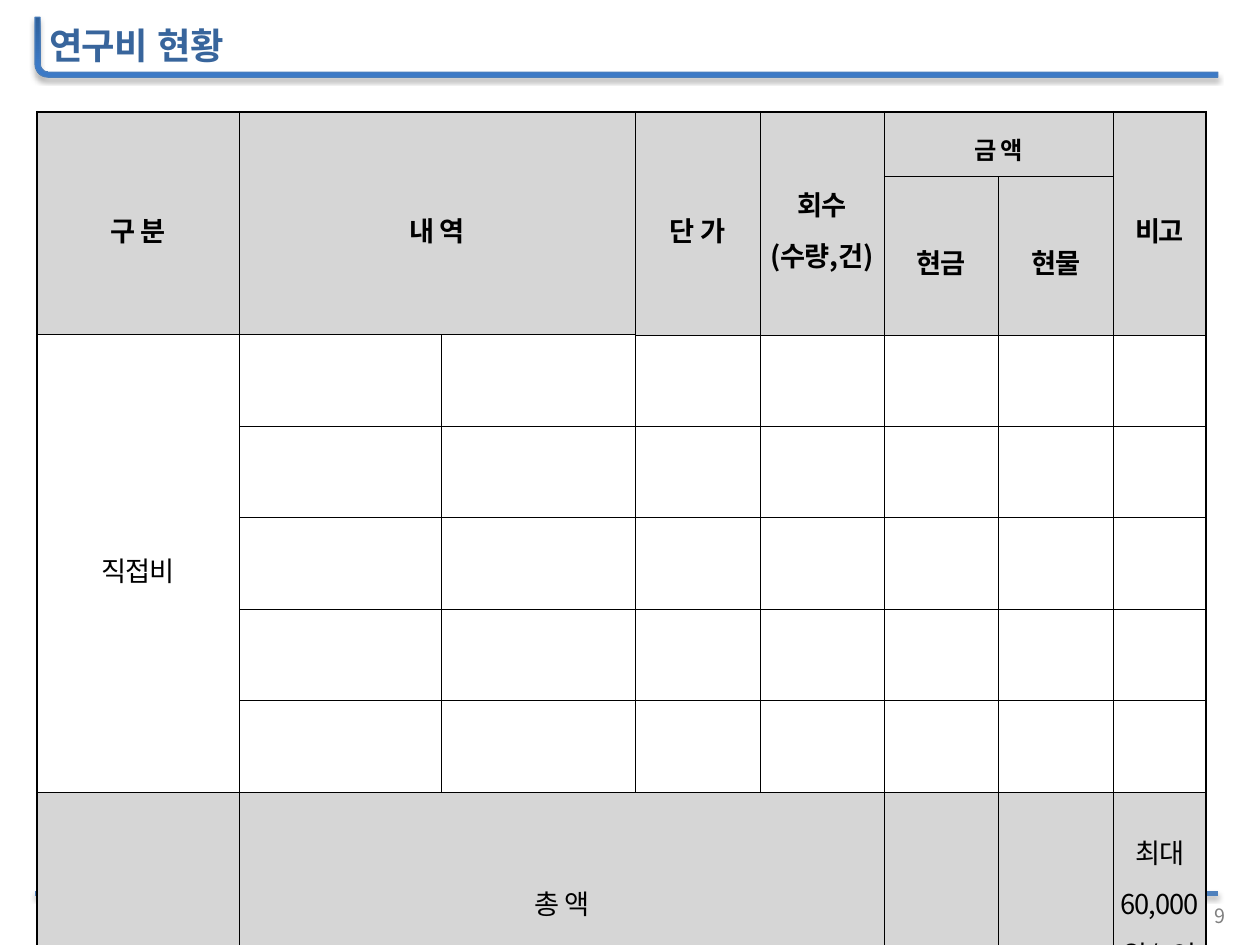
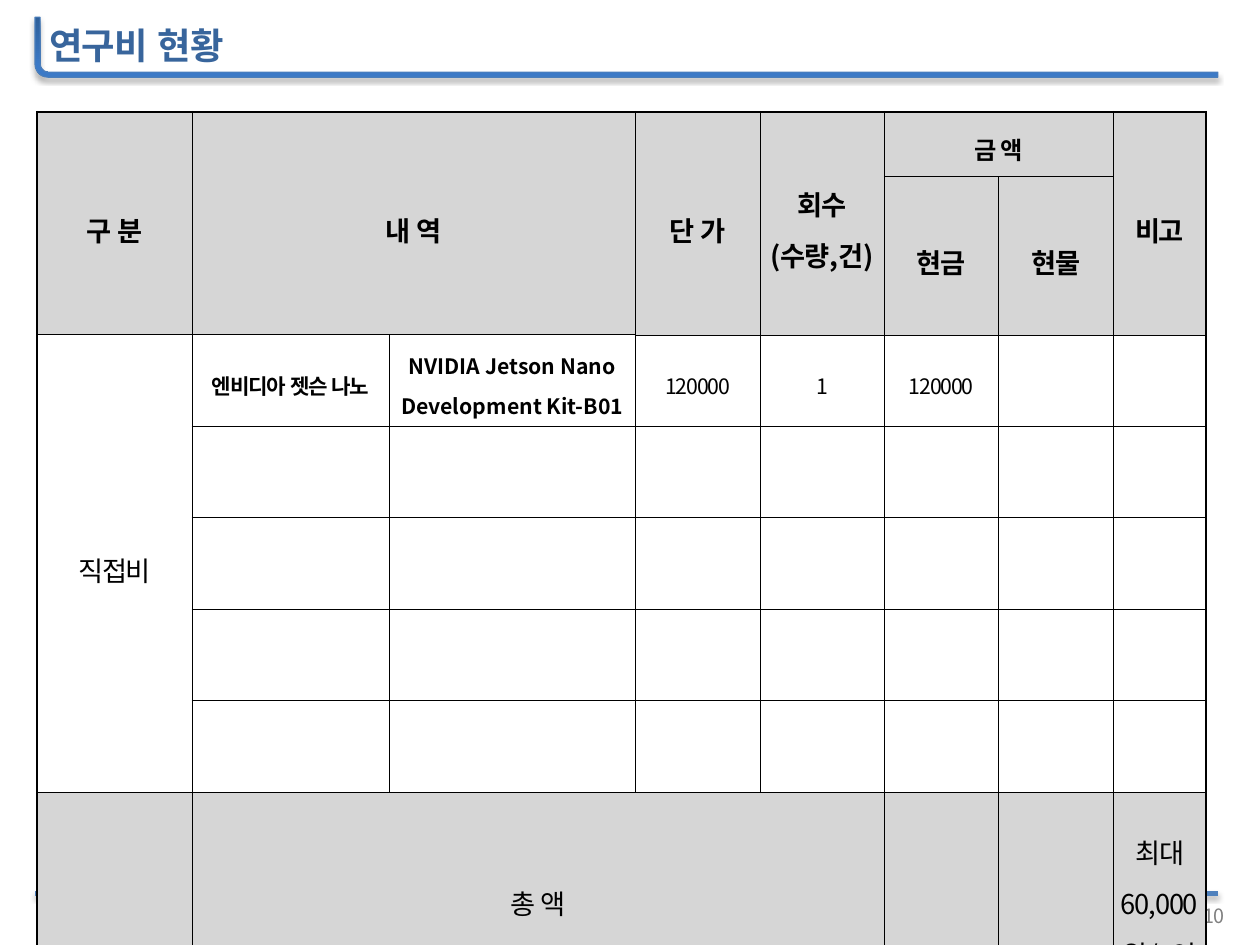
Before and after one commit to woojin1027/THE-FACO, a slide deck: slide 11 of 공학설계 자료/공학설계_중간보고_발표자료(양식).pptx (slide 10 before the commit). Drawn at 1260x945 pixels with LibreOffice and Linux fonts; fonts in the diff are those of the drawing; background and template pictures are left out. Boxes give left, top, right and bottom in pixels: in the first picture for what was removed or moved away, otherwise in the second. Text is boxed around its words. In the diff, an @@ line names an element or a change of style, - is before the commit and + after.

```diff
--- a/공학설계 자료/공학설계_중간보고_발표자료(양식).pptx
+++ b/공학설계 자료/공학설계_중간보고_발표자료(양식).pptx
@@ table at [37,111,1207,923] @@
-row 3: 직접비 |  |  |  |  |  |  | 
+row 3: 직접비 | 엔비디아 젯슨 나노 | NVIDIA Jetson Nano Development Kit-B01 | 120000 | 1 | 120000 |  | 
@@ page number at [1203,902,1225,929]: text changed @@
-9
+10
```
Also in this commit, not shown: 4 other slides changed, 1 slide added, 1 other file.
